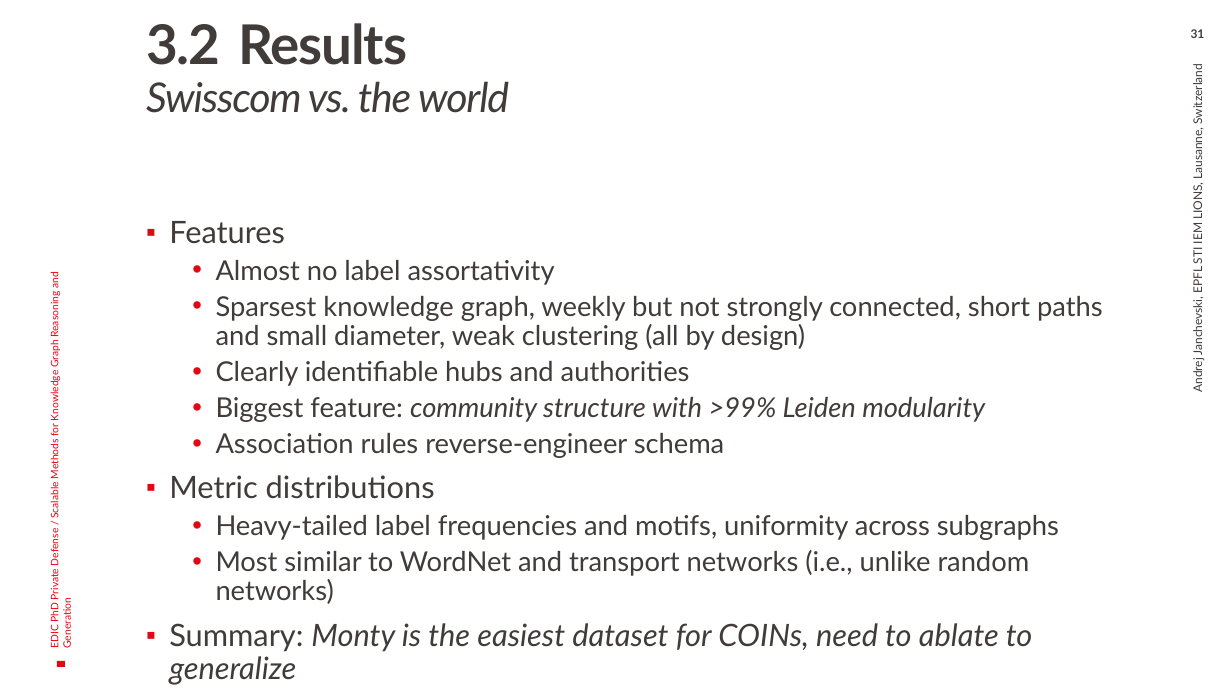
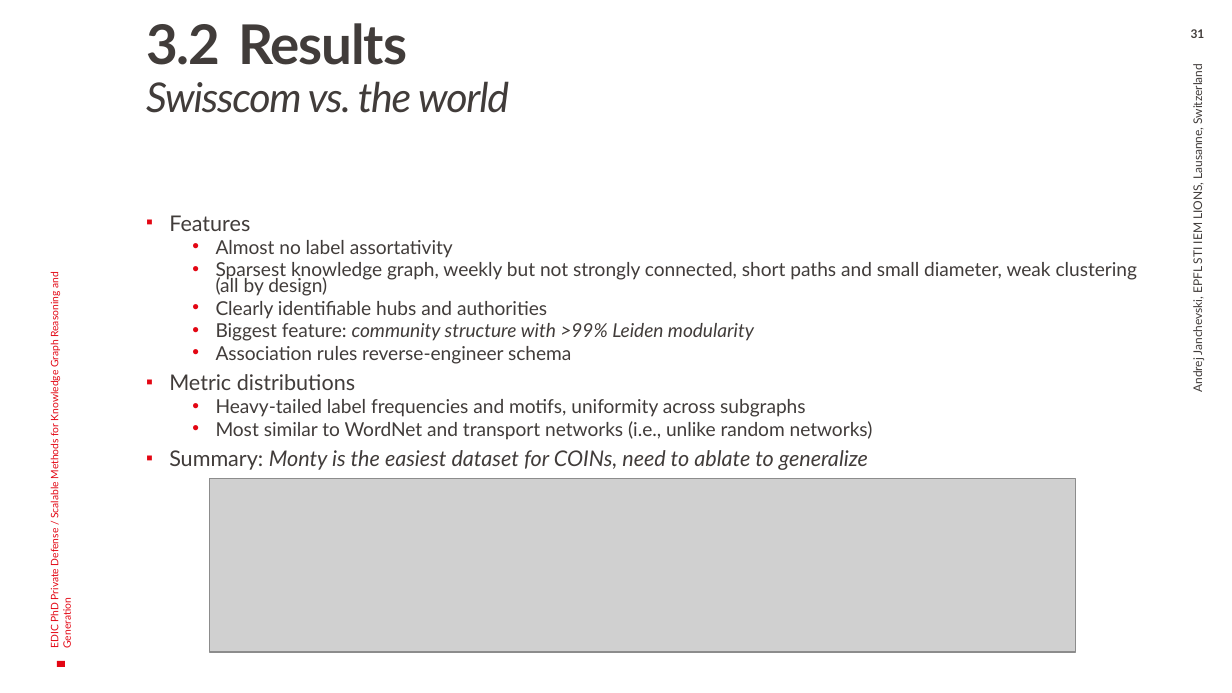
Before and after one commit to Bani57/phd-thesis, a slide deck: slide 31 of janchevski_scalable_2025_private.pptx. Drawn at 1232x693 pixels with LibreOffice and Linux fonts; fonts in the diff are those of the drawing; grey boxes stand for pictures; background and template pictures are left out. Boxes give left, top, right and bottom in pixels: in the first picture for what was removed or moved away, otherwise in the second. Text is boxed around its words. In the diff, an @@ line names an element or a change of style, - is before the commit and + after.

Commit message:
Add GGG-CRP

```diff
--- a/janchevski_scalable_2025_private.pptx
+++ b/janchevski_scalable_2025_private.pptx
@@ text "Features" at [169, 215, 1138, 470]: size 18 to 12.6 pt in "Features", "Metric distributions", "Summary: Monty is the easiest dataset for ..."; size 16 to 11.2 pt in "Almost no label assortativity", "Sparsest knowledge graph, weekly but not strongly ...", "Clearly identifiable hubs and authorities", "Biggest feature: community structure with >99% Leiden ..." and 3 more places; line spacing 0.9 to 0.7 @@
@@ picture added at [209, 479, 1076, 653] @@
```
Also in this commit, not shown: 11 slides added.
